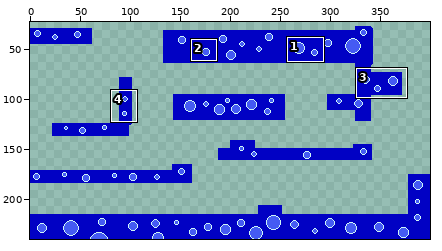
Two states of a pixel-art file, asprite/bubbleland.aseprite. Above: a wide view before the commit, with the close-up outlined.
Close-up. Before the edit:
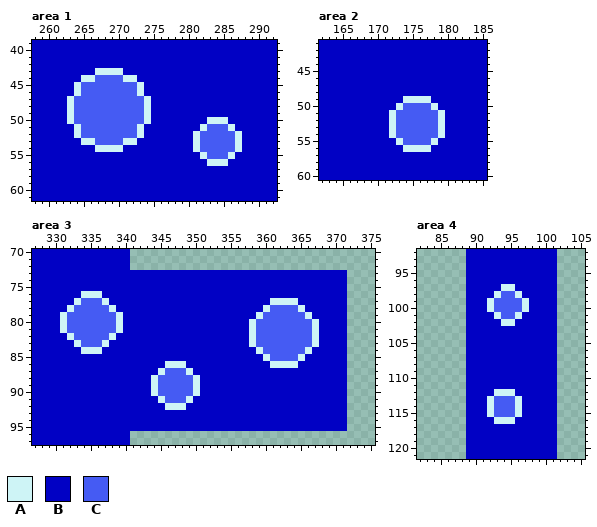
400x240 pixels, 1 frame. Shown: area 1: x 258..292, y 39..61; area 2: x 162..185, y 41..60; area 3: x 327..375, y 70..97; area 4: x 82..105, y 92..121. The wide view leaves out empty margins. The commit also changed other parts of the picture, which this record leaves out.
Palette (. is transparent): A #cef4f6  B #0101c4  C #455bf3
After the commit:
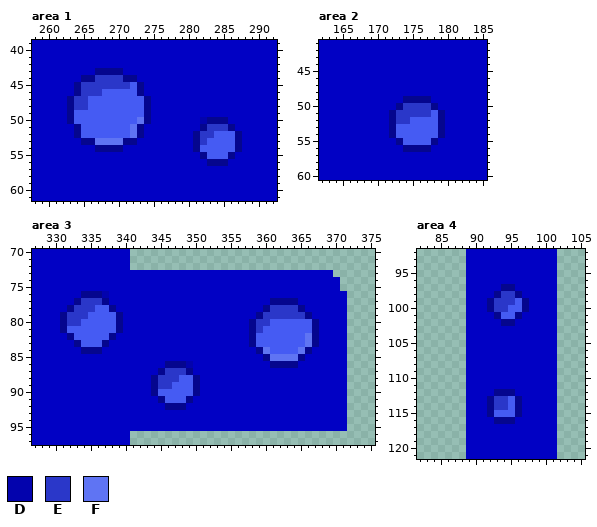
Colours new in this view: D #0303ad  E #2a37c9  F #5f74f3
Changes in this commit:
layer "Layer 2" opacity 42% added
colour A: #cef4f6 -> #05068e
Changed rows in their new state; - is a pixel that keeps its letter.
Area 1, layer "Layer 2":
first column x 264:
44 ---EEEE---------------
45 -EEEEEEE--------------
46 -EEE------------------
47 EE--------------------
48 EE--------------------
50 ---------F--------D---
51 --------F----------EEE
52 --------F---------EE--
53 ---FFFF-----------E---
Area 2, layer "Layer 2":
first column x 173:
50 -EEEE
51 EEEEE
52 EE---
Area 3, layers "Layer 2", "Layer 1":
first column x 332:
73 --------------------------------------..
74 ---------------------------------------.
75 ---------------------------------------.
76 -----D----------------------------------
77 --EEE-----------------------------------
78 -EEE-------------------------EEEE-------
79 EEE-------------------------EEEEEE------
80 EE-------------------------EE-----------
81 ---------------------------E------------
82 ----------------------------------F-----
83 ----------------------------------F-----
84 ----------------------------F----F------
85 -----------------------------FFFF-------
86 -----------------D----------------------
87 --------------EEE-----------------------
88 -------------EEE------------------------
89 -------------EE-------------------------
Area 4, layer "Layer 2":
first column x 93:
 98 -EE
 99 EEE
100 EE-
first column x 93:
113 EE
114 EE
